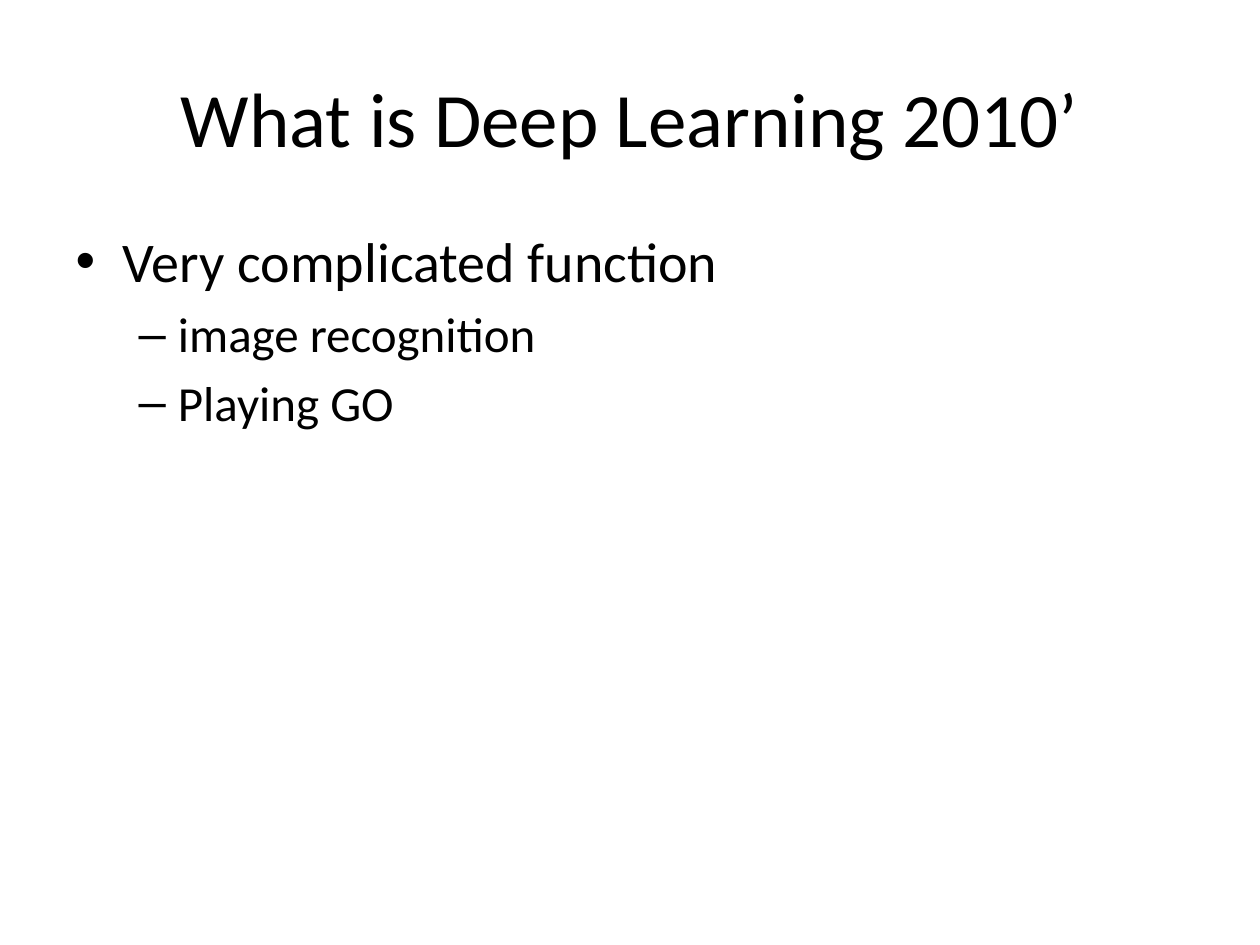
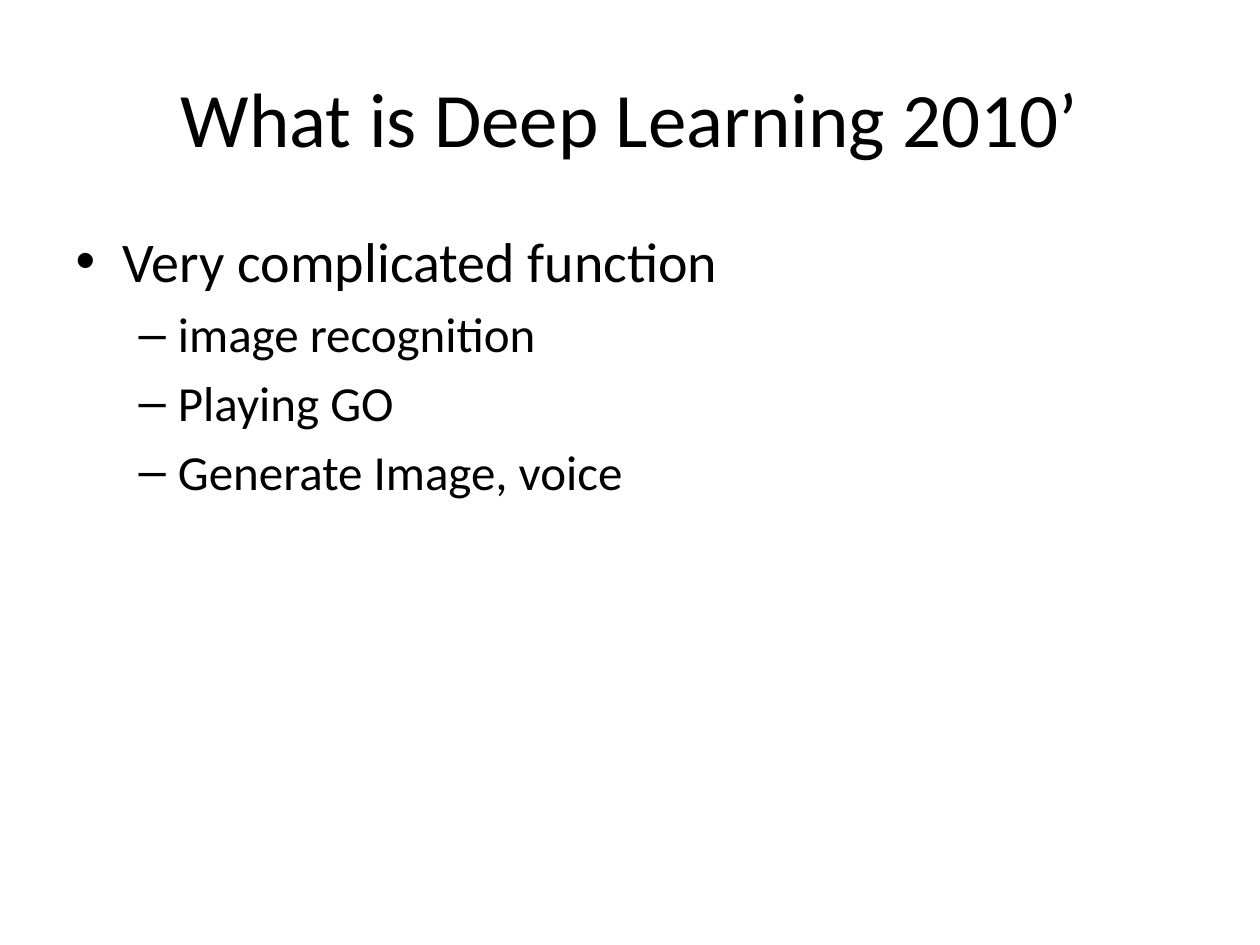
Before and after one commit to skyap/Intro-AI-Robotics, a slide deck: slide 5 of slides/30.AI and Robotics2.pptx. Drawn at 1260x945 pixels with LibreOffice and Linux fonts; fonts in the diff are those of the drawing. Boxes give left, top, right and bottom in pixels: in the first picture for what was removed or moved away, otherwise in the second. Text is boxed around its words. In the diff, an @@ line names an element or a change of style, - is before the commit and + after.

```diff
--- a/slides/30.AI and Robotics2.pptx
+++ b/slides/30.AI and Robotics2.pptx
@@ text at <box>178,456,623,499</box>: paragraph added @@
+  – Generate Image, voice
```
Also in this commit, not shown: 2 slides added, 16 other files.
